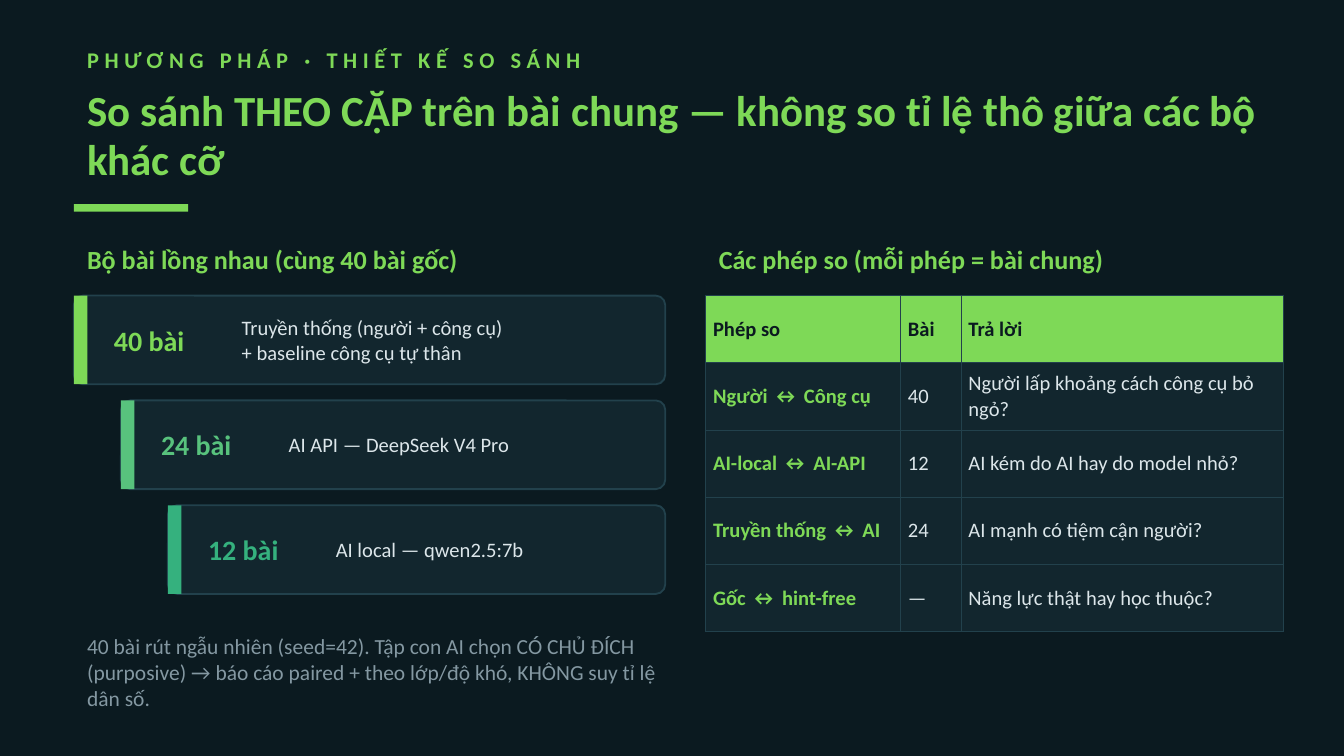
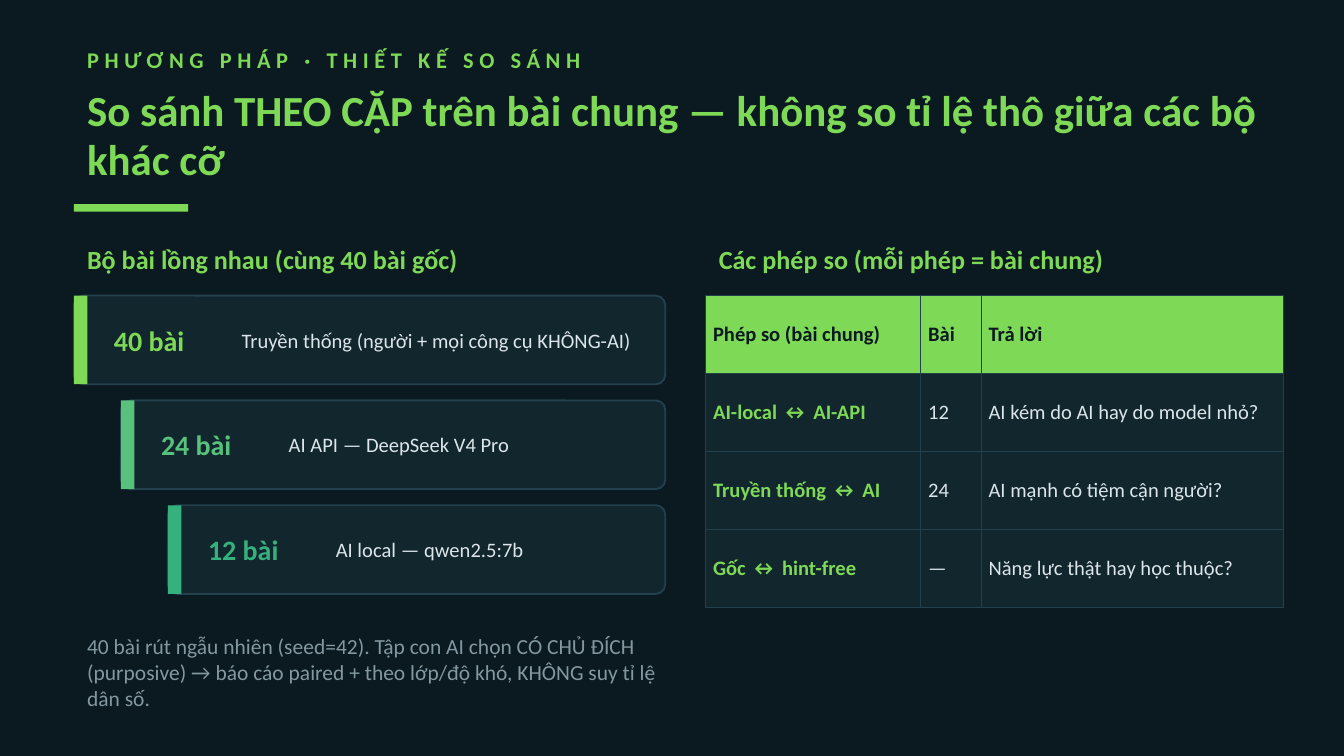
Before and after one commit to VuNguyenBinh/KLTN-FA26, a slide deck: slide 5 of Slide/KTLN_slide.pptx. Drawn at 1344x756 pixels with LibreOffice and Linux fonts; fonts in the diff are those of the drawing. Boxes give left, top, right and bottom in pixels: in the first picture for what was removed or moved away, otherwise in the second. Text is boxed around its words. In the diff, an @@ line names an element or a change of style, - is before the commit and + after.

```diff
--- a/Slide/KTLN_slide.pptx
+++ b/Slide/KTLN_slide.pptx
@@ table at bbox=[706, 296, 1284, 583] @@
-row 1: Phép so | Bài | Trả lời
-row 2: Người ↔ Công cụ | 40 | Người lấp khoảng cách công cụ bỏ ngỏ?
+row 1: Phép so (bài chung) | Bài | Trả lời
@@ text at bbox=[242, 331, 630, 352]: text changed @@
-Truyền thống (người + công cụ)
-+ baseline công cụ tự thân
+Truyền thống (người + mọi công cụ KHÔNG-AI)
```
Also in this commit, not shown: 5 other slides changed, 5 slides added, 3 slides removed, 4 other files.
